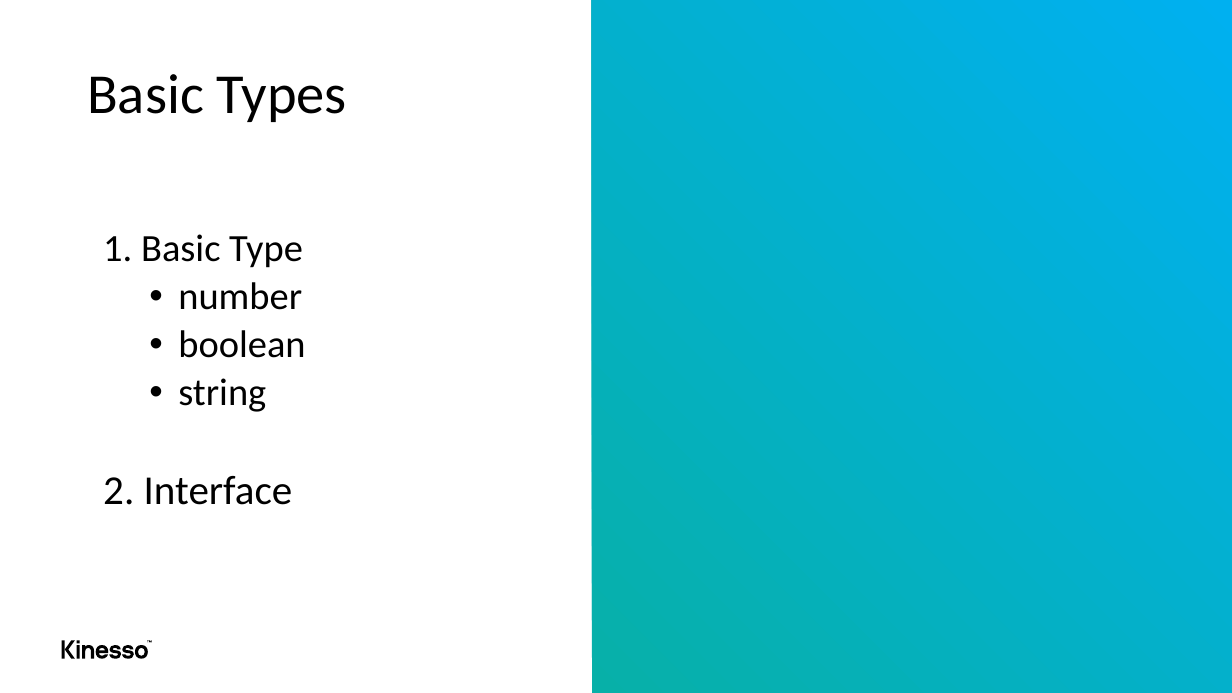
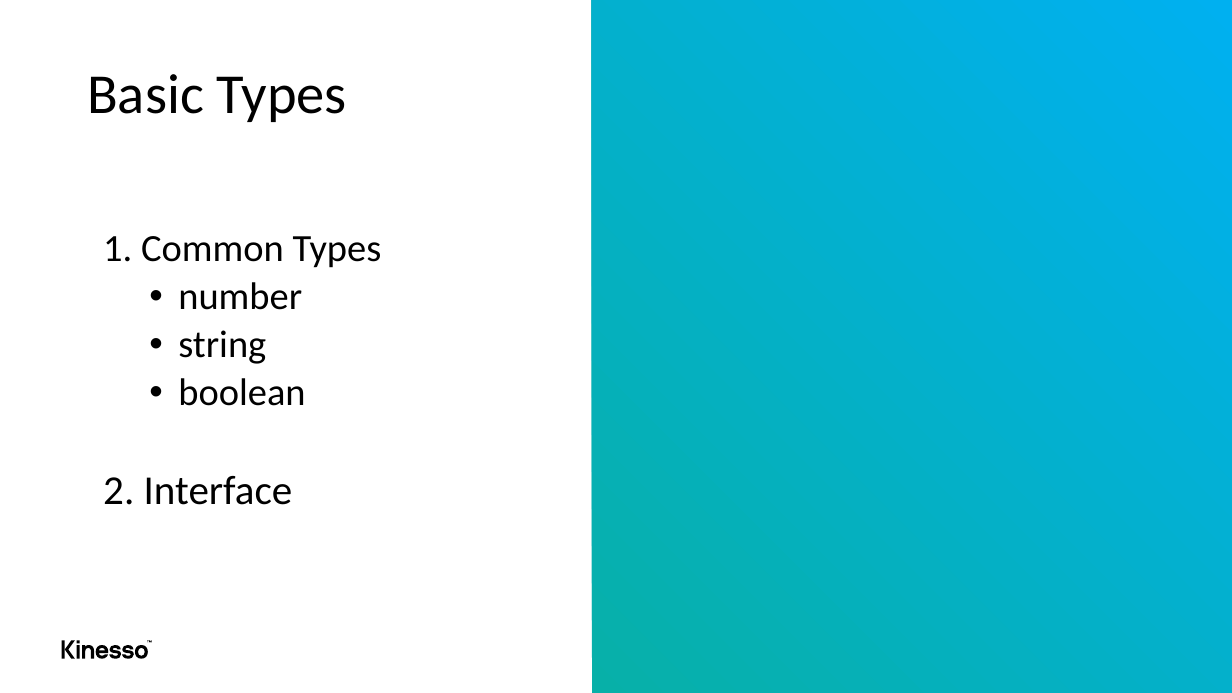
Before and after one commit to MehediKinesso50200/advance-typescript, a slide deck: slide 3 of advance-typescript.pptx. Drawn at 1232x693 pixels with LibreOffice and Linux fonts; fonts in the diff are those of the drawing. Boxes give left, top, right and bottom in pixels: in the first picture for what was removed or moved away, otherwise in the second. Text is boxed around its words. In the diff, an @@ line names an element or a change of style, - is before the commit and + after.

```diff
--- a/advance-typescript.pptx
+++ b/advance-typescript.pptx
@@ text at bbox=[103, 236, 382, 268]: text changed @@
-  1. Basic Type
+  1. Common Types
@@ text at bbox=[178, 330, 266, 364]: paragraph added @@
+    • string
@@ text at bbox=[178, 378, 266, 412]: paragraph removed @@
-    • string
```
Also in this commit, not shown: 2 other slides changed, 17 other files.
